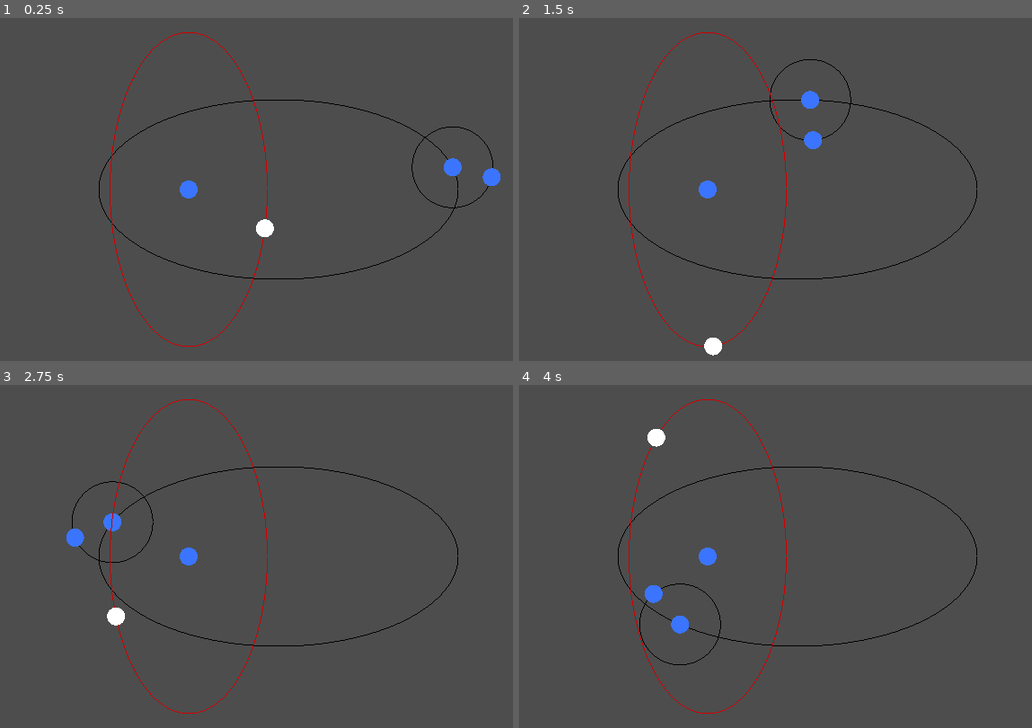
Above: before the commit, frames 1-4 (two rows, left to right).
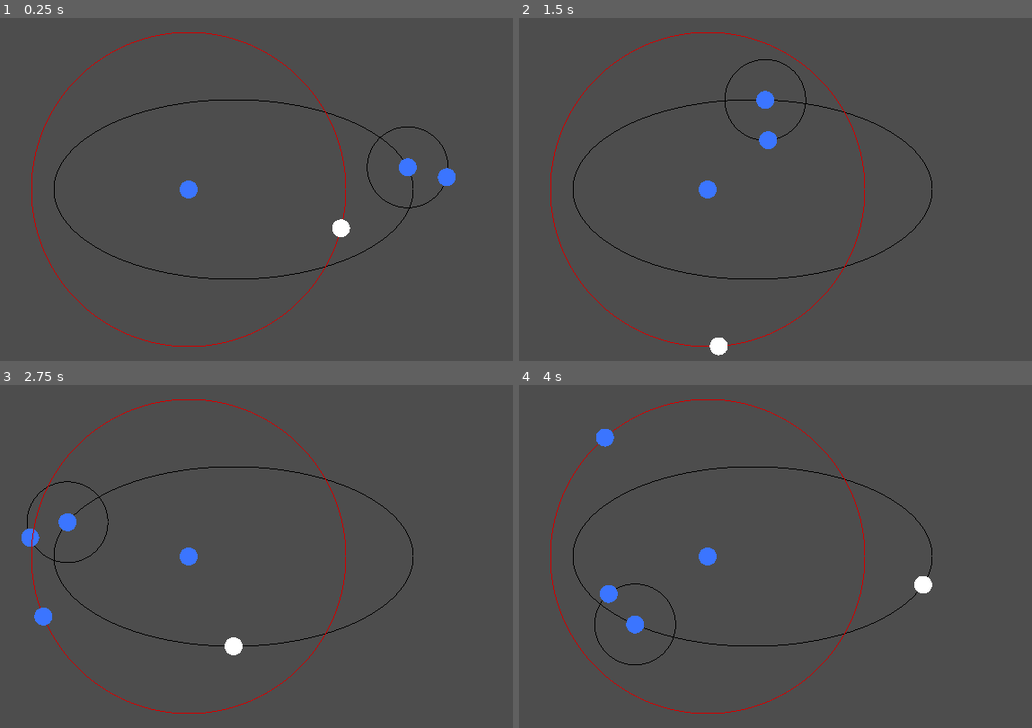
Above: after the commit, the same moments.

Repository: gazzythehag/GameJam2025
Game: Godot game, scene res://scenes/testscene.tscn
The game is run twice, just before and just after one commit, with the same random seed, the same clock (stepped at 60 frames per second) and the same inputs. This scene is started directly instead of the project's main scene.
Inputs:
- Up to frame 1 (0.25 s): no input
- Up to frame 2 (1.5 s): hold Up (ui_up) 0.53-1.28 s; hold Down (ui_down) from 1.28 s (still down)
- Up to frame 3 (2.75 s): release Down (ui_down) at 2.03 s; hold Up (ui_up) from 2.03 s (still down)
- Up to frame 4 (4 s): release Up (ui_up) at 3.53 s; hold Down (ui_down) from 3.53 s (still down)

The runs differ from the first frame. In frame 1, 2.5% of the frame differs, in the area x 6-98%, y 4-96%; in frame 2, 2.4%; in frame 3, 2.7%; in frame 4, 2.7%, in the area x 6-90%, y 4-96%.

Commit message:
Tried to make ellipses better and failed :(

Diff:
--- a/scenes/testscene.tscn
+++ b/scenes/testscene.tscn
@@ -12,7 +12,7 @@
 [node name="orbit" parent="moon_center" instance=ExtResource("2_vhqwi")]
 angular_speed = 1.0
 ellipse_a = 2.0
-ellipse_h = 1.0
+ellipse_h = 0.5
 mode = 2
 
 [node name="moon_center" parent="moon_center/orbit" instance=ExtResource("1_qj3mv")]
@@ -30,7 +30,6 @@
 orbit_radius = 175
 orbit_colour = Color(0.811765, 0, 0, 1)
 angular_speed = 1.0
-ellipse_a = 0.5
 mode = 1
 
 [node name="moon_center" parent="moon_center/orbit3" instance=ExtResource("1_qj3mv")]
@@ -38,4 +37,4 @@
 
 [node name="Player" parent="moon_center/orbit3" instance=ExtResource("3_xjd0h")]
 position = Vector2(82.4732, -154.348)
-max_distance = 10.0
+max_distance = 100.0
--- a/scripts/moon.gd
+++ b/scripts/moon.gd
@@ -26,7 +26,8 @@
 # Called every frame. 'delta' is the elapsed time since the previous frame.
 func _process(delta: float) -> void:
 	if is_player_too_close() and player.name != name:
-		print("Player collision detected")
+		pass
+		#print("Player collision detected")
 	normalize_loop_progress()
 
 func normalize_loop_progress() -> void:
--- a/scripts/player.gd
+++ b/scripts/player.gd
@@ -45,6 +45,8 @@
 		if ring != get_parent():
 			#var distance = abs((ring.global_position - global_position).length() - ring.orbit_radius)
 			var distance: float = abs((ring.get_closest_pos(global_position) - global_position).length())
+			print("and distance is: " + str(distance))
+			#print(ring.name + " and distance is: " + str(distance))
 			if distance < closest and distance < max_distance:
 				if is_ring_valid(inward, ring):
 					closest = distance
@@ -54,7 +56,6 @@
 func is_ring_valid(inward: bool, target: Object) -> bool:
 	var dist_to_ring: float = (target.get_closest_pos(global_position) - Vector2(400,400)).length()
 	var dist_to_player: float = (global_position - Vector2(400,400)).length()
-
 	if dist_to_player > dist_to_ring and inward:
 		return true
 	elif dist_to_player < dist_to_ring and !inward:
--- a/scripts/ring.gd
+++ b/scripts/ring.gd
@@ -21,7 +21,8 @@
 
 # Called when the node enters the scene tree for the first time.
 func _ready() -> void:
-	ellipse_c = sqrt(ellipse_a*ellipse_a - ellipse_b*ellipse_b)
+	ellipse_c = orbit_radius * sqrt(ellipse_a*ellipse_a - ellipse_b*ellipse_b)
+	print(ellipse_c)
 	for moon in moons: ## set initial position of moon (if fixed, it won't be set on the orbit)
 		moon.position = Vector2(orbit_radius, 0)
 		#moon.translate(Vector2(orbit_radius, 0))
@@ -64,7 +65,14 @@
 	var line_to_pos: Vector2 = other_pos - (global_position + orbit_radius*Vector2(ellipse_h, ellipse_k) )
 	var dist: float = line_to_pos.length()
 	var angle_from_centre: float = line_to_pos.angle()
+	#var fake_position: Vector2 = orbit_radius * Vector2(ellipse_a * cos(angle_from_centre), ellipse_b * sin(angle_from_centre))
+	#var real_position = fake_position + Vector2(1,0) * ellipse_h * orbit_radius
+	#var real_angle = real_position.angle()
+
+	#var pos = real_position + Vector2(400, 400)
+	#var pos = real_position
 	var pos = get_ellipse_position(angle_from_centre) + global_position
+	#print("furreal tho " + str(pos))
 	return pos
 
 # This function takes in an angle theta and then returns the x,y position on an ellipse
